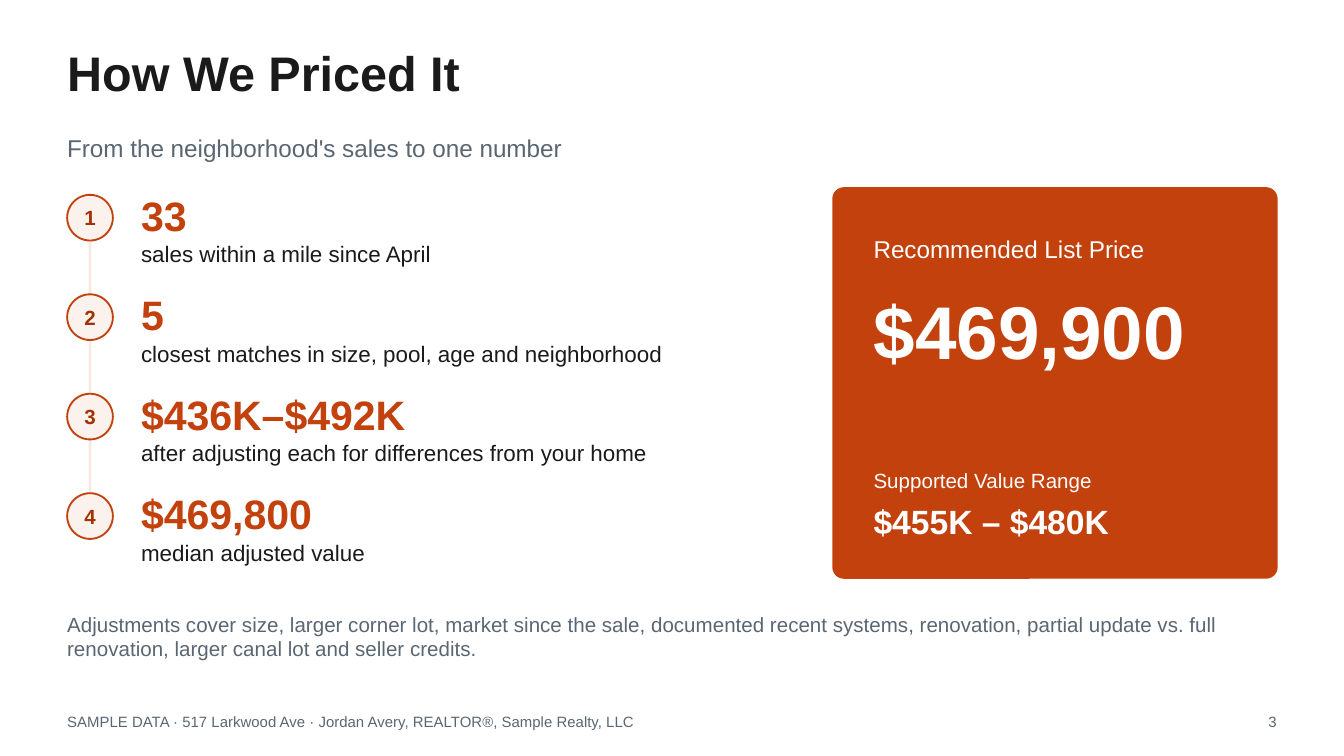
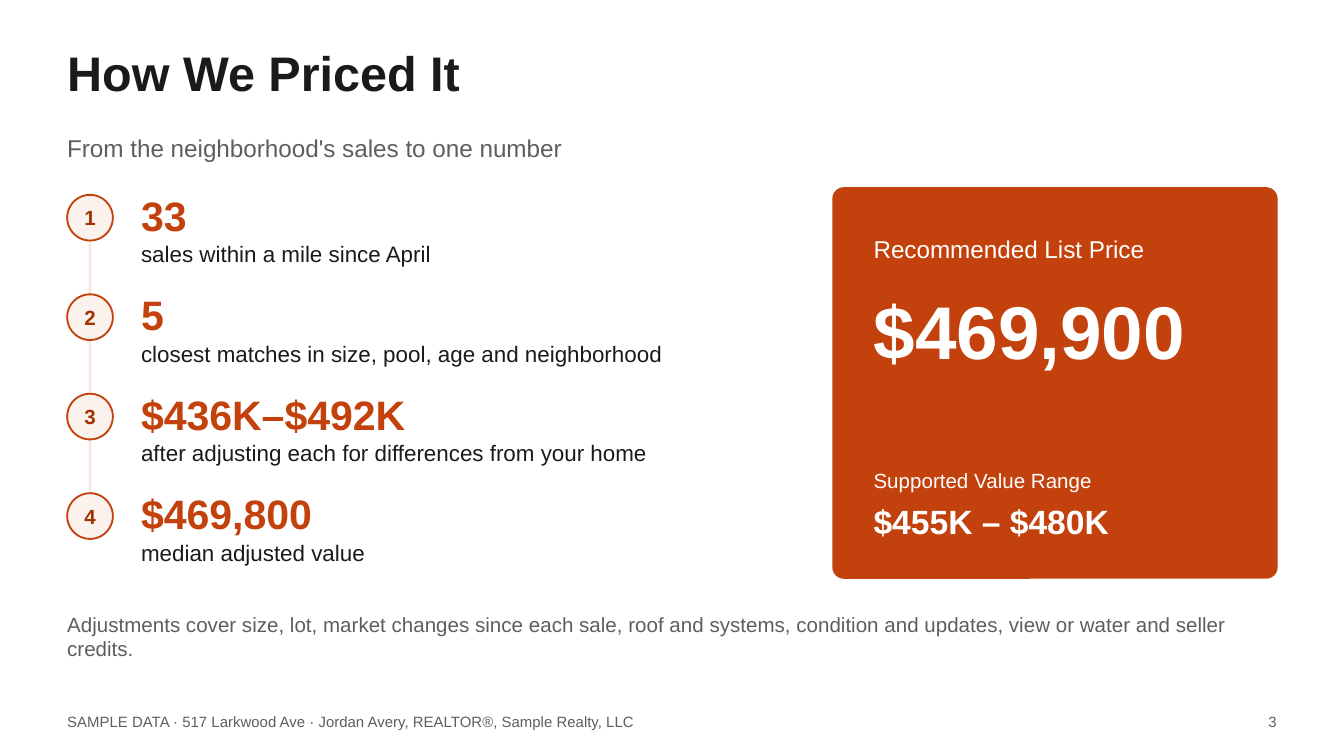
Before and after one commit to axelrivera/real-estate-skills, a slide deck: slide 3 of samples/seller-cma/517-Larkwood-Ave-Listing-Presentation.pptx. Drawn at 1344x756 pixels with LibreOffice and Linux fonts; fonts in the diff are those of the drawing. Boxes give left, top, right and bottom in pixels: in the first picture for what was removed or moved away, otherwise in the second. Text is boxed around its words. In the diff, an @@ line names an element or a change of style, - is before the commit and + after.

```diff
--- a/samples/seller-cma/517-Larkwood-Ave-Listing-Presentation.pptx
+++ b/samples/seller-cma/517-Larkwood-Ave-Listing-Presentation.pptx
@@ text at (x1=67, y1=617, x2=1225, y2=656): text changed; text colour #5A6672 to #5E5E5E @@
-Adjustments cover size, larger corner lot, market since the sale, documented recent systems, renovation, partial update vs. full renovation, larger canal lot and seller credits.
+Adjustments cover size, lot, market changes since each sale, roof and systems, condition and updates, view or water and seller credits.
@@ text colour #5A6672 to #5E5E5E in 3 elements at (x1=67, y1=139, x2=562, y2=162), (x1=67, y1=716, x2=633, y2=730), (x1=1268, y1=716, x2=1276, y2=727) @@
```
Also in this commit, not shown: 12 other slides changed, 9 other files.
